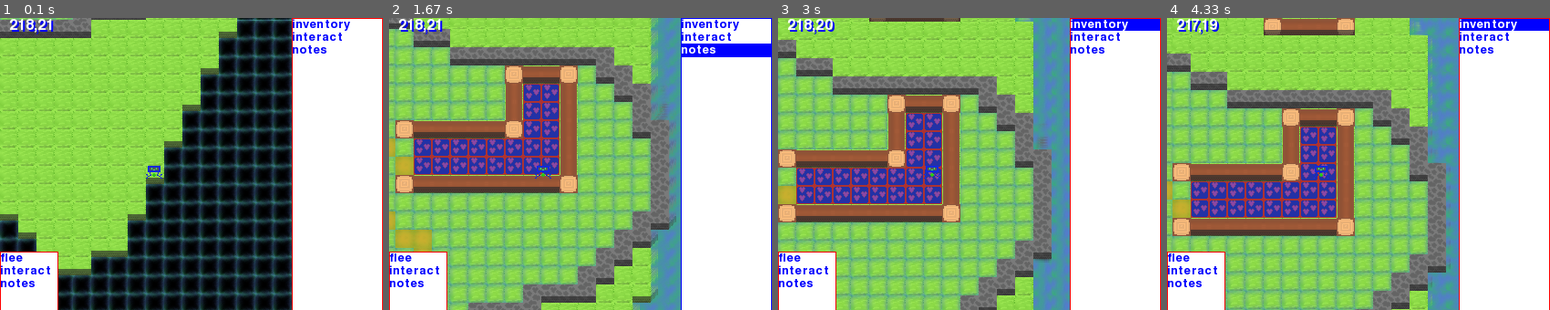
Above: before the commit, frames 1-4 (left to right).
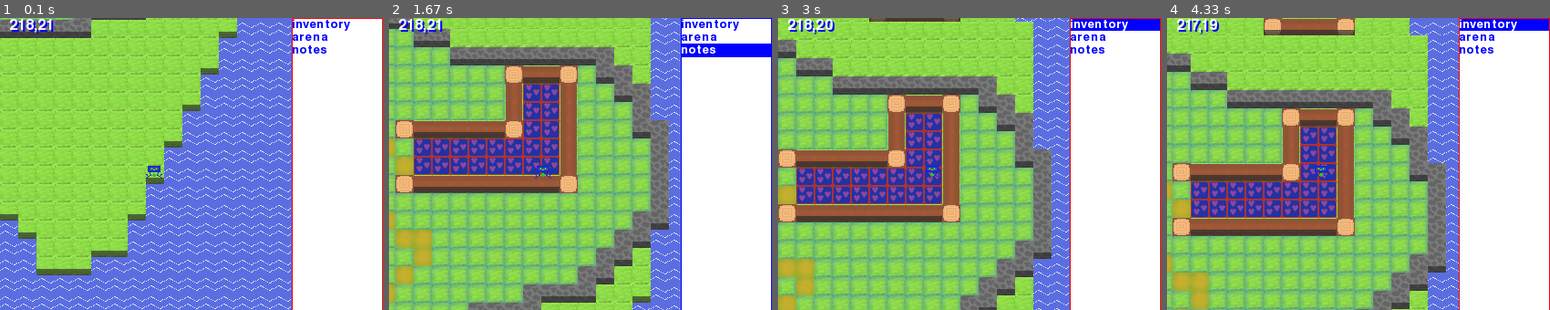
Above: after the commit, the same moments.

Repository: tigercoding56/pokethemoonforautism
Game: pygame game, started from libraries.py
Two runs of this game, one before a commit and one after it. Both use one fixed random seed, a clock stepped at 60 frames per second and the inputs below.
Inputs (mouse positions are in pixels of both pictures, inside the frame that each line leads up to):
- Up to frame 1 (0.1 s): no input
- Up to frame 2 (1.67 s): click (726, 164) at 0.4 s; type "ann" at 0.67 s; tap Enter at 1.1 s; hold Right from 1.33 s (still down)
- Up to frame 3 (3 s): release Right at 1.8 s; hold Up 2-2.3 s; click (850, 120) at 2.4 s; tap S at 2.67 s
- Up to frame 4 (4.33 s): tap W at 3 s; tap A at 3.33 s; hold Right 3.67-4.13 s; hold Left from 4.17 s (still down)

The runs differ from the first frame. In frame 1, 39% of the frame differs, in the area x 0-90%, y 0-100%; in frame 2, 9.4%; in frame 3, 11%; in frame 4, 9.8%.

Commit message:
version 4.2 -- Commit Signed off by benedikt moore (celleron56@protonmail.com)

Diff:
--- /dev/null
+++ b/inventory.py
@@ -0,0 +1,112 @@
+import pygame
+import time
+import math
+import ptext
+import pqGUI as agui
+from pqGUI import App
+from player import messages
+from player import player
+
+import random
+X = 420
+Y = 320
+color = (200,220,255)
+class item():
+    def __init__(self,name="default",desc="description",place="no"):
+        self.name = str(name)
+        self.tname = tname = str(name).replace(" ","_")
+        self.place = place
+
+        try:
+            texture = pygame.image.load("img/items/" + tname + ".png")
+        except:
+            texture = pygame.image.load("img/404.png")
+            print("item " + str(name) + " needs a texture at img/items" + tname + ".png please ,add one")
+        self.image = pygame.transform.scale(texture, (40,40))
+
+        print(self.tname)
+        ##format
+        t = ""
+        wc =0
+        for i in desc:
+            t = t + i
+            if i == " ":
+                wc = wc + 1
+            if wc>4:
+                t = t + "\n"
+                wc = 0
+        ###end of format
+        self.desc = t
+    def use(self):
+        return self
+## class message in bottle ##
+
+class messageinbottle(item):
+    def use(self):
+        return item("letter","the letter reads " + messages[random.randint(0,len(messages)-1)])
+item("message in bottle","interact with this to take the letter out of the bottle ")
+possible_items = {
+"coal":item("coal"," coal ore  "),
+"copper":item("copper"," copper ore  "),
+"gold":item("gold"," gold ore   "),
+"silver":item("silver"," silver ore  "),
+"gem":item("gem"," a shiny crystal . probably broke of off a gemstone"),
+"capture_device":item("capture device","a device  which captures   one creature .single use item "),
+"info":item("infochip"," click on any inventory item to view it and press the exit button to exit the inventory . press the interact button to search the highligthed tile"),
+"wood":item("wood","a pile of wood, perfect for creating things "),
+"iloveyou":item("easteregg","a reminder of why i bothered making this game , if you ever find it that is "),
+"flower":item("flower","a flower  with quite sturdy roots , could it be used as rope"),
+"win":item("mysteriousdevice","this device should  tame all animals on this island . just place it down","md"),
+"message_in_bottle":messageinbottle("message in bottle","interact to take out message ")
+
+}
+
+class INVAPP(App):
+    def __init__(self,**options):
+        super().__init__(**options)
+        agui.Scene(id=0)
+        self.inv = agui.ListBox([],pos=(250,0),width=170,fontsize=20,cmd="self.sse()",name="mn1")
+        App.scene = App.scenes[0]
+t = INVAPP(size=(X,Y))
+surface = pygame.display.set_mode((X,Y))
+
+class inventoryc:
+    def __init__(self):
+        self.inv = {}
+    def test(self):
+        global possible_items
+        for i in possible_items:
+            self.inv[possible_items[i]]= 64
+            print(self.inv)
+temp = inventoryc()
+temp.test()
+inventory = temp.inv
+def setinv():
+    global inventory,t
+    u = []
+    clist = []
+    x = t.scenes[0].nodes[0].i
+    for key, value in inventory.items():
+        if value > 0:
+            u.append(key.name + " "+str(value))
+            clist.append(key)
+    t.scenes[0].nodes[0].set_list(u)
+    t.scenes[0].nodes[0].i = x
+    t.scenes[0].nodes[0].select(x)
+    return clist[math.floor((t.scenes[0].nodes[0].i% len(u)))]
+
+
+while True:
+    for event in pygame.event.get():
+        t.scene.do_event(event)
+        if event.type == pygame.QUIT:
+            pygame.quit()
+    invitem = setinv()
+    pygame.draw.rect(surface, color, pygame.Rect(0, 0, 250, 320))
+    ptext.draw( invitem.desc, (10, 70),  color="black")
+    surface.blit(invitem.image,(5,5))
+    t.run()
+    t.scene.update()
+    t.scene.draw()
+    pygame.display.flip()
+    time.sleep(0.05)
--- a/libraries.py
+++ b/libraries.py
@@ -24,10 +24,7 @@
     def __init__(self,**options):
         super().__init__(**options)
         agui.Scene(id=0)
-        self.menu = agui.ListBox(['inventory','interact','notes'],pos=(320,0),width=100,fontsize=20,cmd="self.sse()",name="mn1")
-        #agui.Scene(id=1)
-        self.menu = agui.ListBox(['flee','interact','notes'],pos=(0,256),width=64,height=65,fontsize=20,cmd="self.sse()",name="mn2")
-
+        self.menu = agui.ListBox(['inventory','arena','notes'],pos=(320,0),width=100,fontsize=20,cmd="self.sse()",name="mn1")
         #agui.Text('Scene 0')
         #agui.Text('Introduction screen the app')
 
@@ -122,16 +119,12 @@
                 #tile3= xgmap.readraw(xgmap.threedeffecthax,x + self.gets(camera.cx,True),y + self.gets(camera.cy,True))
                 tile4= xgmap.readraw(xgmap.threedfx,x + self.gets(camera.cx,True),y + self.gets(camera.cy,True))
                 tile5= xgmap.readraw(xgmap.threedfx,x + self.gets(camera.cx,True),y + self.gets(camera.cy,True)+1)
-                img = tile.texture
-                if not tile.textures == []:
-                    img = tile.textures[int(frametime * 0.05) % len(tile.textures)]
+                img = tile.gtx(frametime)
                 self.screen.blit(img,(x*20+self.gets(camera.cx),y*20+self.gets(camera.cy)))
                 if not tile2 == "none":
                     if tile2.name == "steppingstones":
                        threed = False
-                    img2 = tile2.texture
-                    if not tile2.textures == []:
-                        img2 = tile2.textures[int(frametime * 0.05) % len(tile2.textures)]
+                    img2 = xgmap.read(xgmap.structuremap,x + self.gets(camera.cx,True),y + self.gets(camera.cy,True),exc="gt()")
                     self.screen.blit(img2,(x*20+self.gets(camera.cx),y*20+self.gets(camera.cy)))
                 if threed == True:
                   if not (tile5 == (0,255,255,255) or tile5 == "none" or tile5 == (255,0,0,255) ):
@@ -176,10 +169,13 @@
     pokelevel = 0
     if  not agui.elementriev == "":
         if agui.elementriev == ['mn1', [0, 1, 0]]:
-            if transition[0] == 1 and transition[2] == "WMP":
+            if transition[0] > 0.9 and transition[2] == "WMP":
                 transition =  [0,"WMP","ARENA"]
-            if transition[0] == 1 and transition[2] == "ARENA":
+            if transition[0] > 0.9 and transition[2] == "ARENA":
                 transition =  [0,"ARENA","WMP"]
+        if agui.elementriev == [1, 0, 0]:
+            pass
+            #openinv()
         print(agui.elementriev)
         agui.elementriev =""
     for event in pygame.event.get():
@@ -240,17 +236,19 @@
             camx = camerax
             camy = cameray
 
-        if transition[0] < 0.5:
+    if transition[0] < 0.5:
             transition[0] = transition[0] + 0.01
             EM.transition(drawsys.screen,transition[0] )
+            EM.transition(drawsys.screen,transition[0] )
+
             ACTIVEAREA = transition[1]
-        elif transition[0] < 1:
+    elif transition[0] < 1:
             transition[0] = transition[0] + 0.01
             EM.transition(drawsys.screen,(1-transition[0] * 2) )
+            EM.transition(drawsys.screen,(1-transition[0] * 2) )
             ACTIVEAREA = transition[2]
-        else:
+    else:
             ACTIVEAREA = transition[2]
-        print(transition[0])
     UI1.run()
     UI1.scene.update()
     UI1.scene.draw()
--- /dev/null
+++ b/player.py
@@ -0,0 +1,19 @@
+messages = [ ## most of the the messages are taken from fortune cookies
+"S.O.S the creatures have turned hostile on island 2 ",
+" a smart computer programmer   once said : 01101001 01101100 01101111 01110110 01100101 01111001 01101111 0111010101101001 01101100 01101111 01110110 01100101 01111001 01101111 0111010101101001 01101100 01101111 01110110 01100101 01111001 01101111 01110101",
+"these qoutes are all taken from the fortune program for linux -- except some of them ",
+"'And 1.1.81 is officially BugFree(tm), so if you receive any bug-reports on it, you know they are just evil lies'- (By Linus Torvalds)",
+"Too often I find that the volume of paper expands to fill the available space",
+"You will think of something funnier than this to add to the fortune cookies",
+"Base 8 is just like base 10, if 8th was the highest number you could go to bevore needing another digit ",
+"It's clever, but is it art?",
+"A day without seeing you is like a day without sunshine ",
+"If you wish to live wisely, ignore sayings -- including this one.",
+"You will have  happiness and faithful friends. ",
+"S.O.S ms wong made it clear there was going to be a 3k  today"
+]
+
+class player():
+    def __init__(self):
+        self.name = player
+        self.inventory = ""
--- a/pqGUI.py
+++ b/pqGUI.py
@@ -904,22 +904,23 @@
     """Create a button object with command."""
     options = { 'border': 2,
                 'bg': Color('gray'),
-                'size': (160, 40),
+                'size': (80, 40),
                 'autosize': False,
                 'align': 1,
                 'state': False,
         }
 
-    def __init__(self, text='Button', cmd='', **options):
+    def __init__(self, text='Button', cmd='self.event = 1', **options):
         super().__init__(**options)
         self.set_options(Button, options)
 
         self.cmd = cmd
         self.label = TextObj(text, bg=None, **options)
         self.render()
+        self.event = 0
 
     def render(self):
-        self.img.fill(Color('lightblue'))
+        self.img.fill(Color('lightgray'))
         self.label.render_text()
         w, h = self.rect.size
         self.label.rect.center = w//2, h//2
--- a/pygamebutton.py
+++ b/pygamebutton.py
@@ -30,7 +30,7 @@
 from pygame.locals import *
 
 pygame.font.init()
-PYGBUTTON_FONT = pygame.font.Font('freesansbold.ttf', 14)
+PYGBUTTON_FONT = pygame.font.Font('Resources/Vera.ttf', 14)
 
 BLACK     = (  0,   0,   0)
 WHITE     = (255, 255, 255)
--- a/tiledef.py
+++ b/tiledef.py
@@ -1,10 +1,24 @@
 import pygame
 
-
+class sttobj():
+    def __init__(self,x,y):
+        self.x = x
+        self.y = y
+        self.state = {"x":x , "y": y}
+    def sets(key,value):# index and value to place at index
+        self.state[key] = value
+    def gets(key,default): # index  , and value to return if index does not have a value
+        if key in self.state:
+            return self.state[key]
+        else:
+            return default
 tiles = []
 class tile():
     def interact(self):
         return 0
+
+    def gtx(self,fn):
+        return self.gt()
     def gt(self):
         return self.texture
     def lgco(self,attributes,name,color): # legacy compatibility
@@ -15,6 +29,8 @@
                 self.walkable = 0
         self.attributes = []
         self.texture = pygame.image.load('img/' +self.name+'.png')
+    def catchtxt(self,name):
+        return pygame.image.load('img/' +name+'.png')
     def __init__(self):
         self.color = [0,0,0,0]
         self.walkable = 1
@@ -27,7 +43,21 @@
 
 class water(tile):
     def upd(self): #gets run after init to set defaults to water
-        self.lgco(["ground",0,0,["unpassable"]],'water',(0,0,0,255,255))
+        self.lgco(["ground",0,0,["unpassable"]],'water',(0,0,0,255))
+        self.txt1 = self.catchtxt('water2')
+        self.txt2 = self.catchtxt('water3')
+        self.ft =0
+    def gt(self):
+        return self.gtx(1)
+    def gtx(self,fn):
+        fn = fn % 30
+        if fn < 11:
+            return self.texture
+        elif fn < 21:
+            return self.txt1
+        else:
+            return self.txt2
+
 
 class grass1(tile):
     def upd(self): #gets run after init to set defaults to water
@@ -81,7 +111,7 @@
 class safetile(tile):
     def upd(self):
         self.lgco(['ground', 0, 0],"safetile",(0, 255, 0, 255))
-xtiles = [safetile(),tree(),woodh(),carpet(),wood(),cobblestone(),path(),steppingstones(),sand(),iceblock(),ice(),grass4(),grass3(),grass2(),grass1(),water()]
+xtiles = [water(),safetile(),tree(),woodh(),carpet(),wood(),cobblestone(),path(),steppingstones(),sand(),iceblock(),ice(),grass4(),grass3(),grass2(),grass1()]
 tiles = []
 for itile in xtiles:
     itile.upd()
--- a/xmap.py
+++ b/xmap.py
@@ -4,8 +4,85 @@
 import time
 import ptext
 from tiledef import tiles
+from tiledef import sttobj
+import math
+import random
+import copy
+
+class playerobj():
+    def __init__(self):
+        self.inventory = {"capturedev":1}
+    def rm(self,itemn):
+        if itemn in self.inventory:
+            if self.inventory[itemn] > 1:
+                self.inventory[itemn] += -1
+            else:
+                del(self.inventory[itemn])
+    def add(self,itemn):
+        if itemn in self.inventory:
+            self.inventory[itemn] += 1
+        else:
+            self.inventory[itemn] = 1
+
+def nrl(l1,l2):
+    t = 0
+    y = True
+    for i in l1:
+        if abs(l1[t] - l2[t]) > 2:
+            y = False
+    t = t + 1
+    return y
+class memorymap():
+    def __init__(self,imgmp,gstate=True,topt=0):
+        if gstate:
+            self.size = imgmp.size
+            self.imgmp = imgmp
+            self.mmap = {}
+            for y in range(0,self.size[1] - 1):
+                for x in range(0,self.size[0] - 1):
+                   t = imgmp.getpixel((x, y))
+                   output = "none"
+                   for i in tiles:
+                       if list[i.color] == list[t] :
+                           # print("match" + str(i))
+                            output = i
+                   if output == "none" and topt==0 :
+                       output = tiles[1]
+                   self.mmap[str(x) + "o" + str(y)] = output
 
 
+    def rmmap(self,l):
+        l = list(l)
+        l[0] = math.floor(l[0])
+        l[1] = math.floor(l[1])
+        key = str(l[0]) + "o" + str(l[1])
+        if key in self.mmap:
+            return self.mmap[key]
+        else:
+            return tiles[2]
+    def smmap(self,l,i):
+        l = list(l)
+        l[0] = math.floor(l[0])
+        l[1] = math.floor(l[1])
+        key = str(l[0]) + "o" + str(l[1])
+        self.mmap[key] = i
+    def getpixel(self,t,st="l"):
+       # try:
+            if st=="l":
+                return self.imgmp.getpixel(t)
+            else:
+                return self.rmmap(t)
+    def call(self,t,function):
+            temp = self.rmmap(t)
+            u = eval("temp." + str(function))
+            self.smmap(t,temp)
+            return u
+
+        #except:
+            #if st=="l":
+            #    return (0,0,0,255)
+           # else:
+                #return [(0,0,0,255),sttobj(0,0)]
 class gmap():
     def loadtxt(self,name):
         try:
@@ -33,20 +110,13 @@
                 return tile.walkable
             else:
                 return tile2.walkable
-    def read(self,imgmp,x,y,clear=False):
-        size = imgmp.size
-        output = "none"
-        if x > 0 and x < 240:
-            if y > 0 and y < 240:
-                t = imgmp.getpixel((x, y))
-                #print(t)
-                for i in self.tiles:
-                    if i.color == t :
-                        output = i
-
-        if output == "none" and clear == False:
-            output = self.tiles[0]
-        return output
+    def read(self,imgmp,x,y,clear=False,exc="none"):
+        if exc == "none":
+            size = imgmp.size
+            t = imgmp.getpixel((x, y),"m")
+        else:
+            t = imgmp.call((x, y),exc)
+        return t
     def readraw(self,imgmp,x,y):
         size = imgmp.size
         output = "none"
@@ -57,8 +127,8 @@
         return output
     def __init__(self,tiles):
         self.tiles = tiles
-        self.heightmap =  self.loadtxt('img/heightmap.png')
-        self.structuremap =  self.loadtxt('img/structures.png')
+        self.heightmap =  memorymap(self.loadtxt('img/heightmap.png'))
+        self.structuremap =  memorymap(self.loadtxt('img/structures.png'),topt=1)
         self.threedeffecthax =  self.loadtxt('img/3doutlinehack.png')
         self.threedoverlay = pygame.image.load('img/3deffect.png')
         self.threedfx = self.loadtxt('img/3dheight.png')
Binary file added: img/items/capture_device.png
Binary file added: img/items/coal.png
Binary file added: img/items/copper.png
Binary file added: img/items/easteregg.png
Binary file added: img/items/flower.png
Binary file added: img/items/gem.png
Binary file added: img/items/gold.png
Binary file added: img/items/infochip.png
Empty file added: img/items/items.py
Binary file added: img/items/letter.png
Binary file added: img/items/message_in_bottle.png
Binary file added: img/items/mysteriousdevice.png
(and 4 more such lines)
